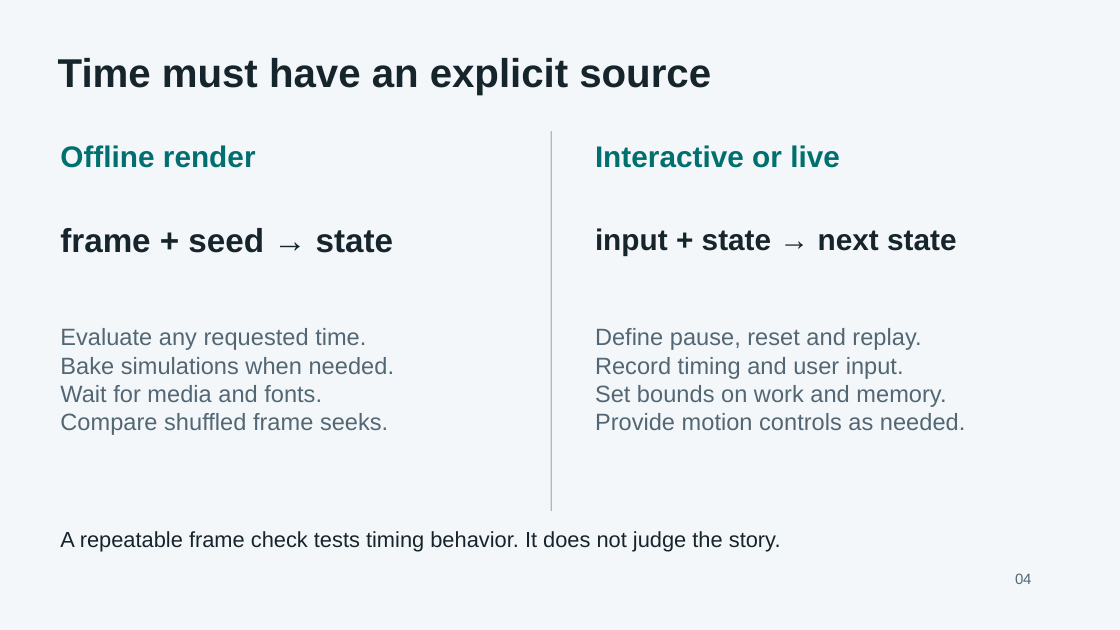
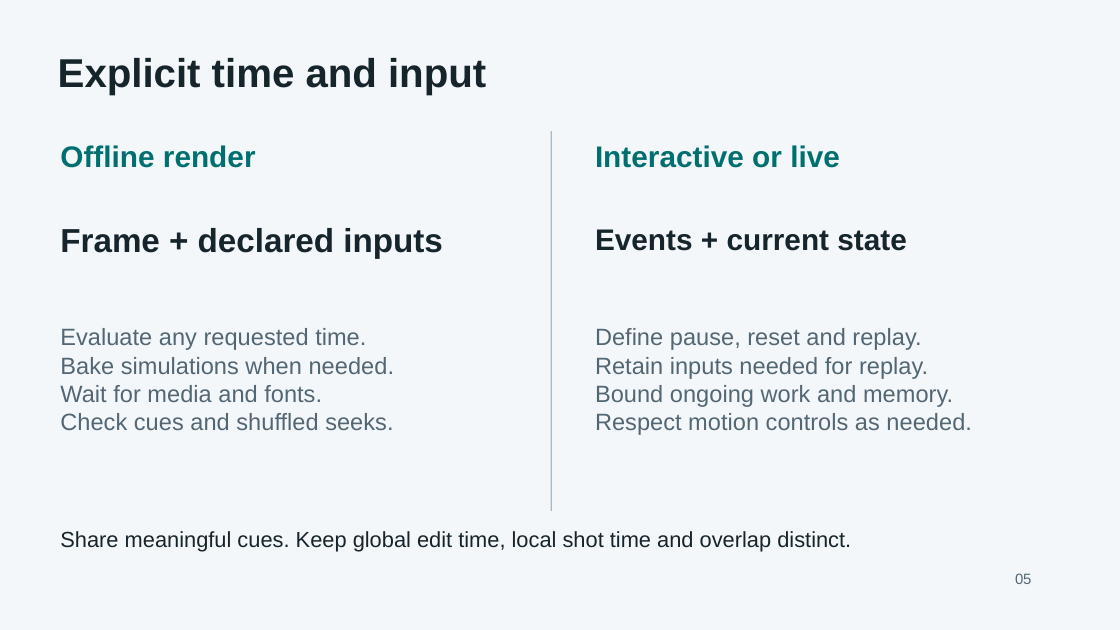
Before and after one commit to nazeeh111/adaptive-animation-skill, a slide deck: slide 5 of animation/docs/presentation.pptx (slide 4 before the commit). Drawn at 1120x630 pixels with LibreOffice and Linux fonts; fonts in the diff are those of the drawing. Boxes give left, top, right and bottom in pixels: in the first picture for what was removed or moved away, otherwise in the second. Text is boxed around its words. In the diff, an @@ line names an element or a change of style, - is before the commit and + after.

Commit message:
Expand motion design workflows and publish neutral-scaffold examples

```diff
--- a/animation/docs/presentation.pptx
+++ b/animation/docs/presentation.pptx
@@ text at box(58, 58, 486, 95): text changed @@
-Time must have an explicit source
+Explicit time and input
@@ text at box(60, 228, 443, 258): text changed @@
-frame + seed → state
+Frame + declared inputs
@@ text at box(595, 229, 907, 251): text changed @@
-input + state → next state
+Events + current state
@@ text at box(595, 357, 971, 435): text changed @@
-Record timing and user input.
-Set bounds on work and memory.
-Provide motion controls as needed.
+Retain inputs needed for replay.
+Bound ongoing work and memory.
+Respect motion controls as needed.
@@ text at box(60, 413, 393, 430): text changed @@
-Compare shuffled frame seeks.
+Check cues and shuffled seeks.
@@ text at box(60, 531, 851, 552): text changed @@
-A repeatable frame check tests timing behavior. It does not judge the story.
+Share meaningful cues. Keep global edit time, local shot time and overlap distinct.
@@ text at box(1015, 573, 1032, 584): text changed @@
-04
+05
```
Also in this commit, not shown: 6 other slides changed, 4 slides added, 1 slide removed, 52 other files.
